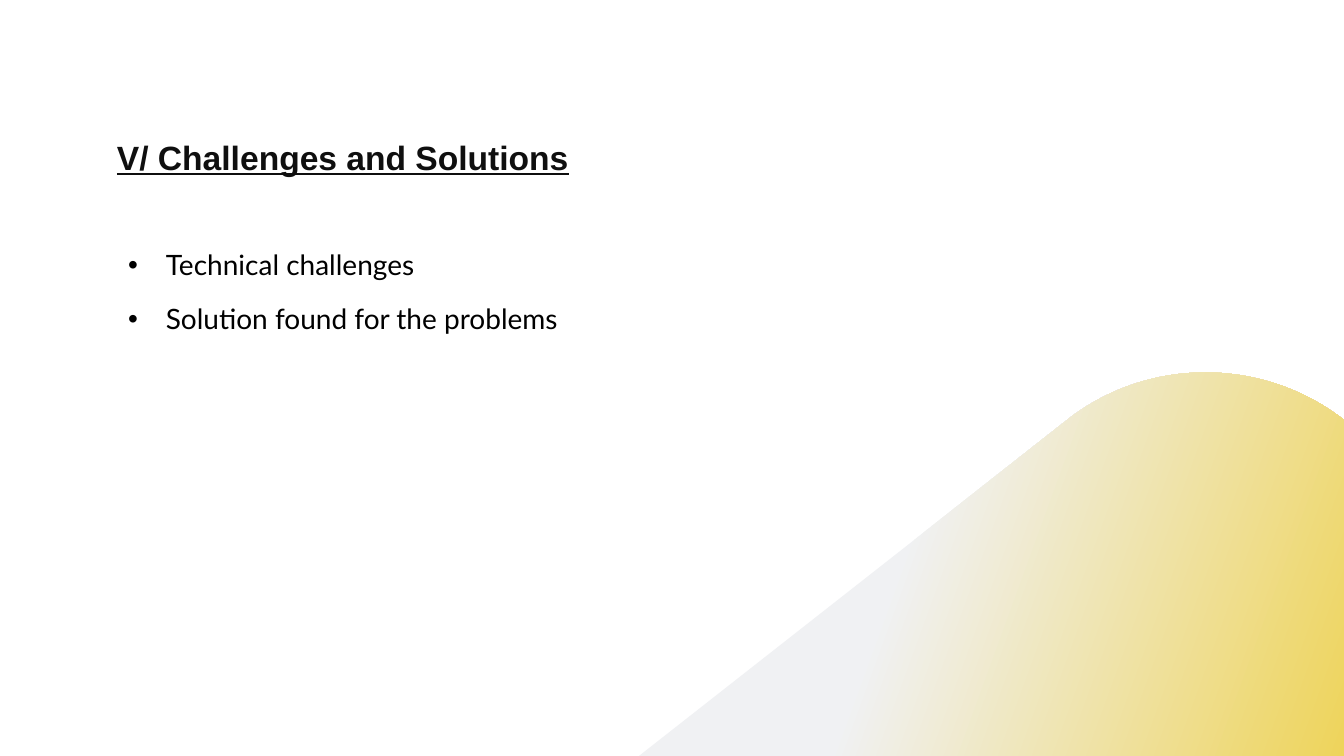
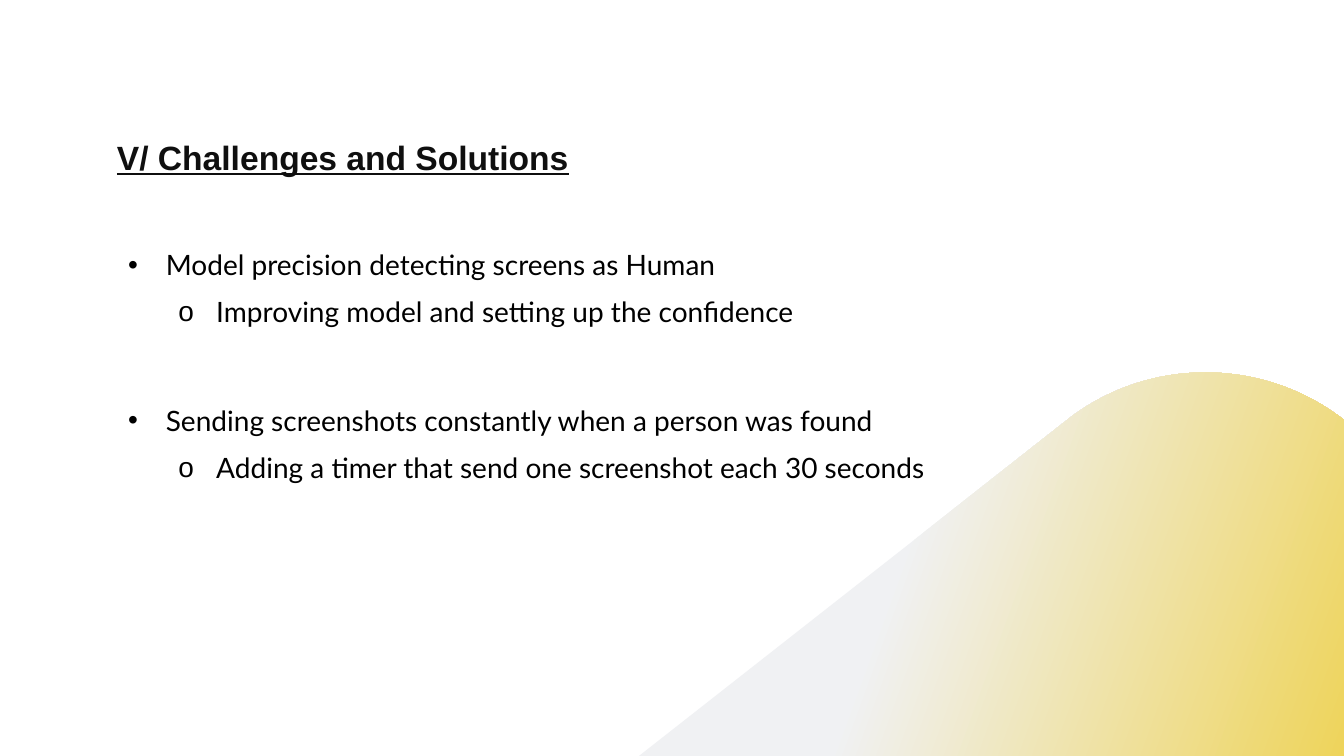
Before and after one commit to JulianNDENDE/IOT-Monitoring-System, a slide deck: slide 7 of IOT-Team_PBBT.pptx. Drawn at 1344x756 pixels with LibreOffice and Linux fonts; fonts in the diff are those of the drawing. Boxes give left, top, right and bottom in pixels: in the first picture for what was removed or moved away, otherwise in the second. Text is boxed around its words. In the diff, an @@ line names an element or a change of style, - is before the commit and + after.

```diff
--- a/IOT-Team_PBBT.pptx
+++ b/IOT-Team_PBBT.pptx
@@ text at (166,254,924,483): text changed @@
-• Technical challenges
-• Solution found for the problems
+• Model precision detecting screens as Human
+  o Improving model and setting up the confidence
+• Sending screenshots constantly when a person was found
+  o Adding a timer that send one screenshot each 30 seconds
```
Also in this commit, not shown: 4 other slides changed.
